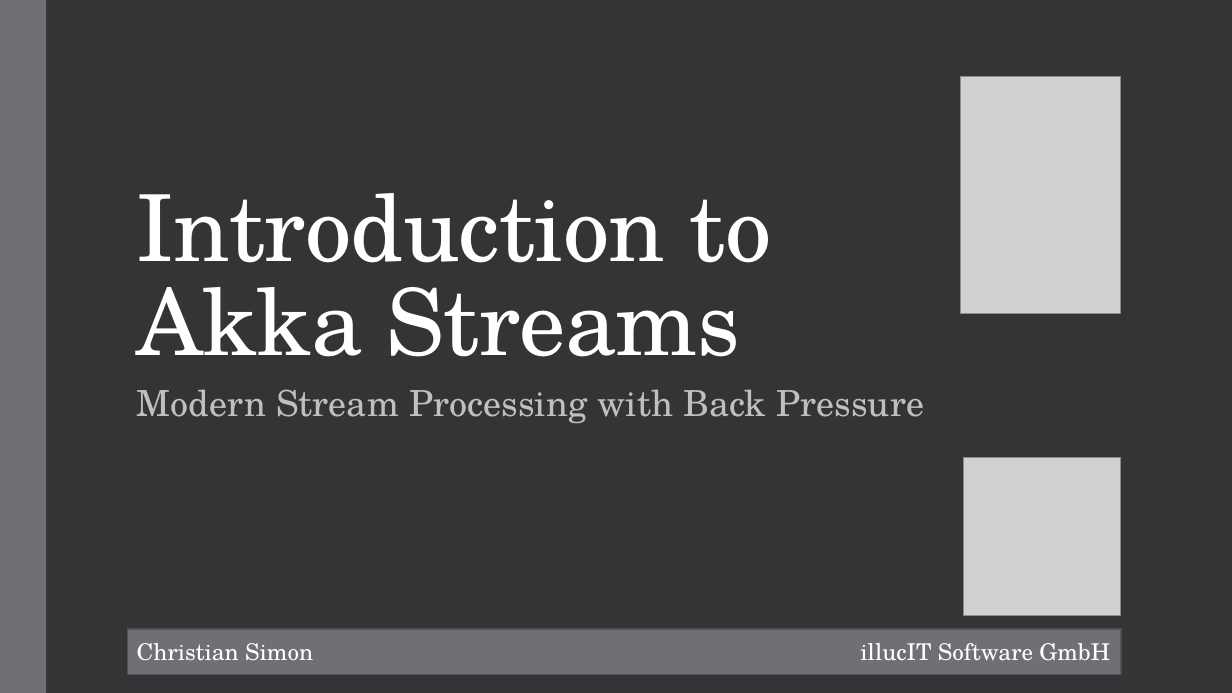
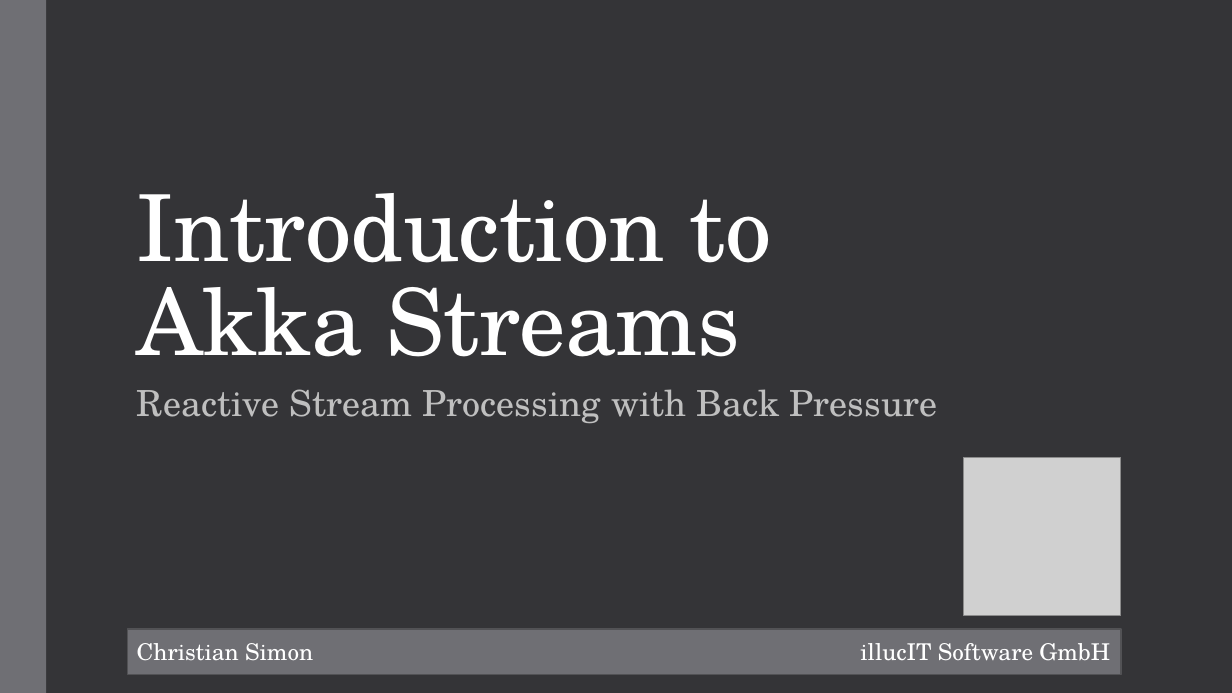
Before and after one commit to metaxmx/IntroductionToAkkaStreams, a slide deck: slide 1 of Introduction to Akka Streams.pptx. Drawn at 1232x693 pixels with LibreOffice and Linux fonts; fonts in the diff are those of the drawing; grey boxes stand for pictures. Boxes give left, top, right and bottom in pixels: in the first picture for what was removed or moved away, otherwise in the second. Text is boxed around its words. In the diff, an @@ line names an element or a change of style, - is before the commit and + after.

Commit message:
Akka Streams presentation

```diff
--- a/Introduction to Akka Streams.pptx
+++ b/Introduction to Akka Streams.pptx
@@ picture removed at (x1=960, y1=77, x2=1121, y2=313) @@
@@ subtitle at (x1=137, y1=389, x2=938, y2=423): text changed @@
-Modern Stream Processing with Back Pressure
+Reactive Stream Processing with Back Pressure
```
Also in this commit, not shown: 4 other slides changed, 20 slides added, 13 other files.
